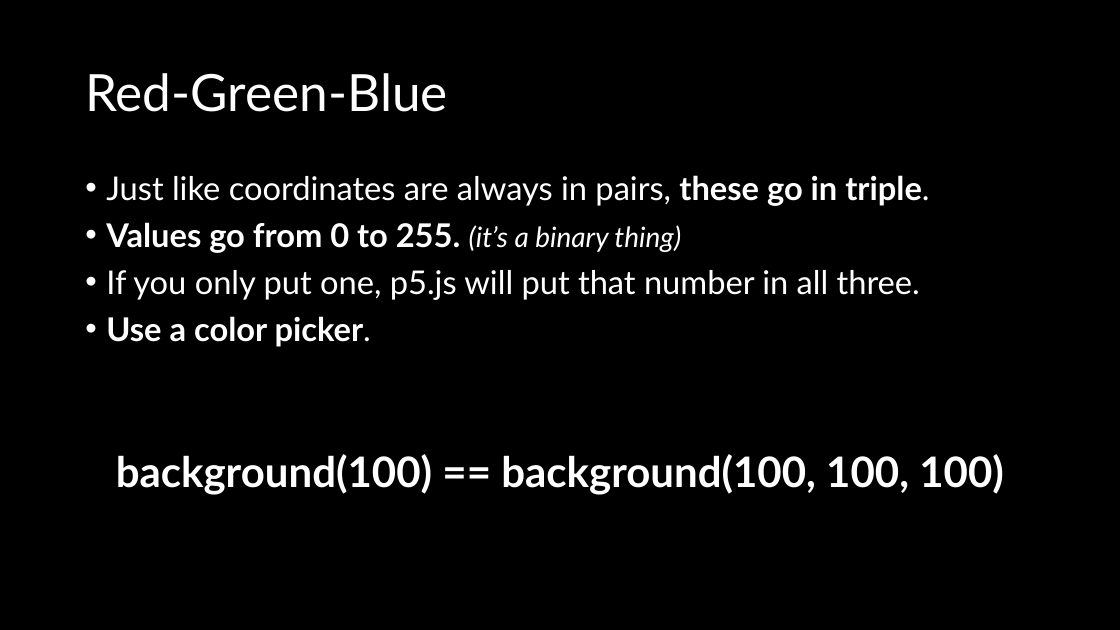
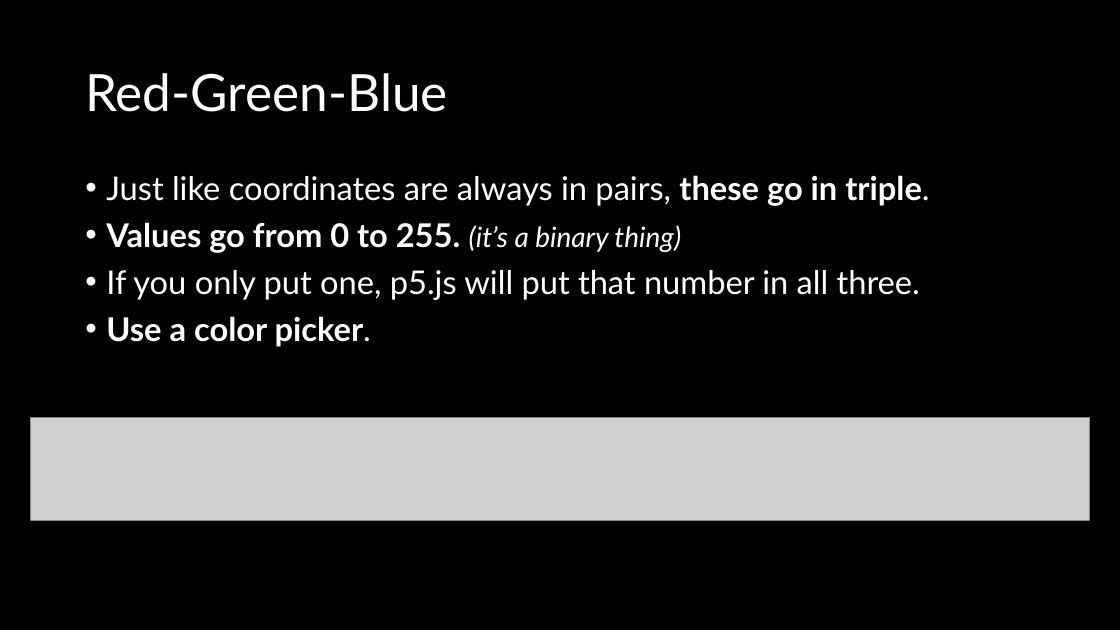
Before and after one commit to crhallberg/IMM120, a slide deck: slide 28 of Presentations/2018-09-11 - Drawing on a Screen.pptx (slide 17 before the commit). Drawn at 1120x630 pixels with LibreOffice and Linux fonts; fonts in the diff are those of the drawing; grey boxes stand for pictures. Boxes give left, top, right and bottom in pixels: in the first picture for what was removed or moved away, otherwise in the second. Text is boxed around its words. In the diff, an @@ line names an element or a change of style, - is before the commit and + after.

```diff
--- a/Presentations/2018-09-11 - Drawing on a Screen.pptx
+++ b/Presentations/2018-09-11 - Drawing on a Screen.pptx
@@ picture added at bbox=[31, 418, 1090, 520] @@
@@ text removed at bbox=[116, 454, 1004, 495] @@
-background(100) == background(100, 100, 100)
```
Also in this commit, not shown: 11 other slides changed, 35 slides added, 3 slides removed, 8 other files.
